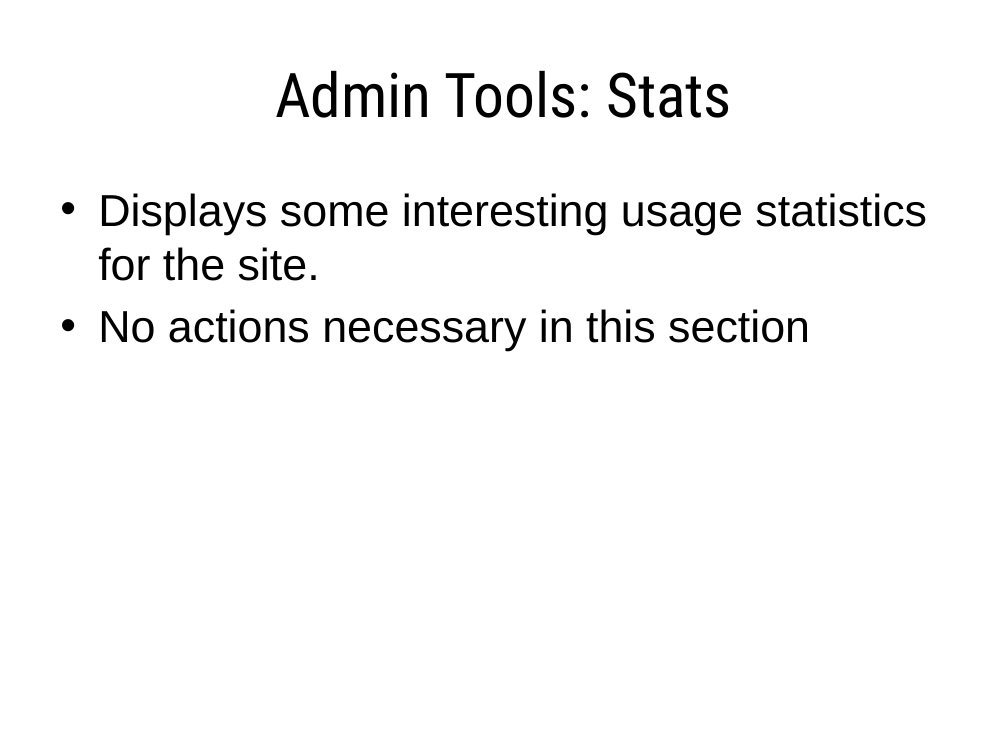
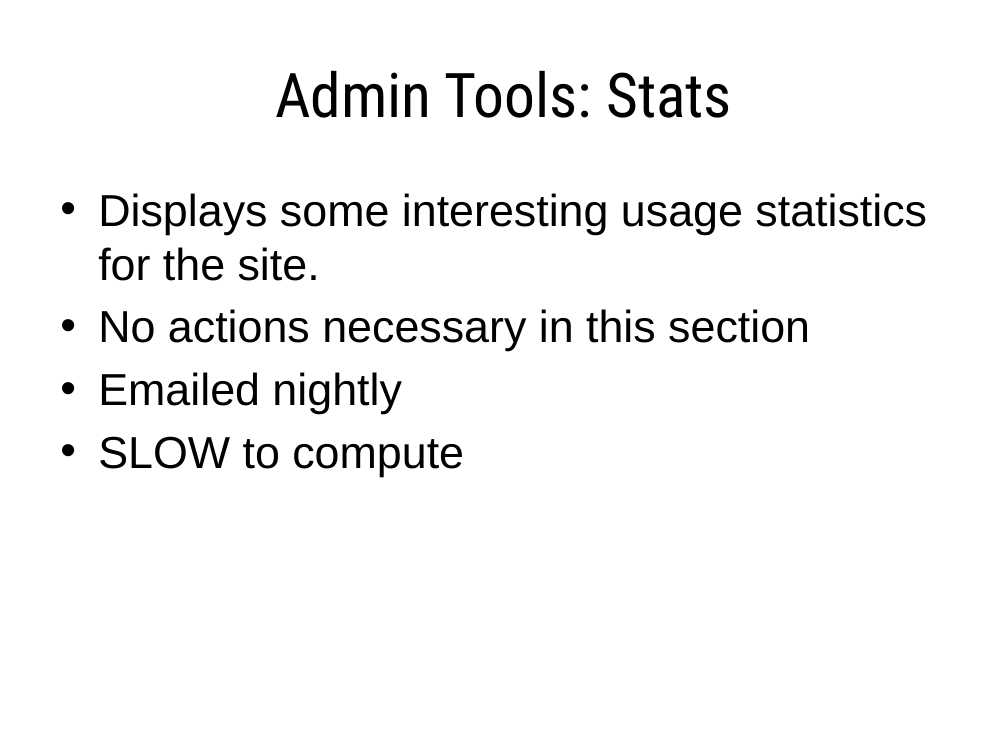
Before and after one commit to ericberman/MyFlightbookWeb, a slide deck: slide 36 of Private/MyFlightbook Admin Tools.pptx (slide 35 before the commit). Drawn at 1008x756 pixels with LibreOffice and Linux fonts; fonts in the diff are those of the drawing; background and template pictures are left out. Boxes give left, top, right and bottom in pixels: in the first picture for what was removed or moved away, otherwise in the second. Text is boxed around its words. In the diff, an @@ line names an element or a change of style, - is before the commit and + after.

Commit message:
SVN 6431: Update admin tools powerpoint, fix typo in admin page.

```diff
--- a/Private/MyFlightbook Admin Tools.pptx
+++ b/Private/MyFlightbook Admin Tools.pptx
@@ text at [98,372,464,477]: paragraphs added @@
+• Emailed nightly
+• SLOW to compute
```
Also in this commit, not shown: 8 other slides changed, 1 slide added, 1 slide removed, 1 other file.
